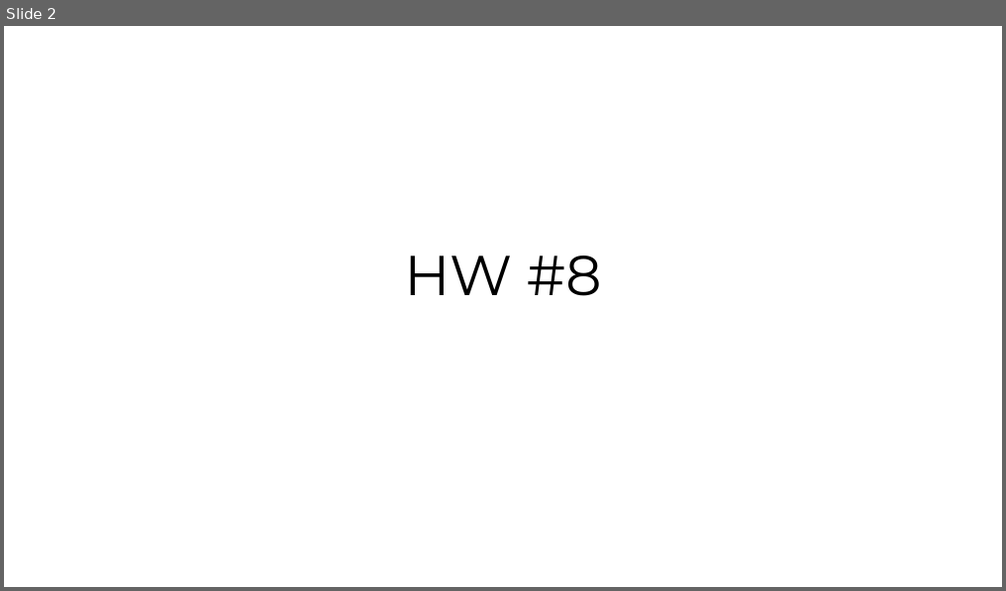
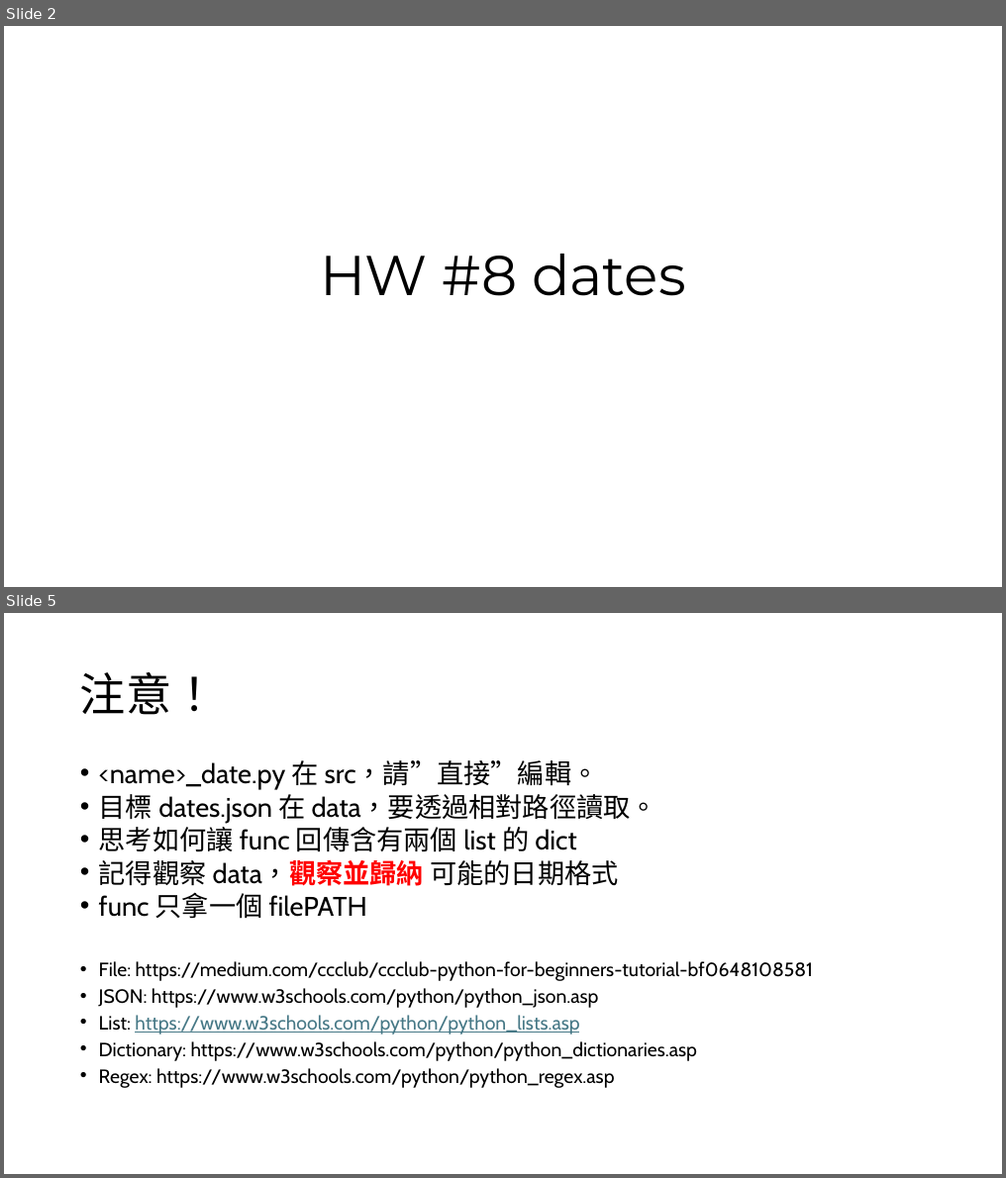
Before and after one commit to Chenct-jonathan/25ss_PyLab, a slide deck: slides/Python_Workshop_9.pptx. Shown one above the other, each under a label of ours: slide 2 before the commit, slides 2 and 5 after it; the slides between them are not shown. The pictures are 1006x591 and 1006x1178 pixels, drawn with LibreOffice and Linux fonts; fonts in the diff are those of the drawing. Boxes give left, top, right and bottom in pixels: in the first picture for what was removed or moved away, otherwise in the second. Text is boxed around its words. In the diff, an @@ line names an element or a change of style, - is before the commit and + after.

```diff
--- a/slides/Python_Workshop_9.pptx
+++ b/slides/Python_Workshop_9.pptx
@@ slide 5 added at (4,613,1002,1174), background #FFFFFF @@
@@ title added at (80,672,218,715), 44 pt, text #000000 @@
+注意！
@@ text added at (99,761,814,1088), 18.5 pt, text #000000 @@
+• <name>_date.py 在 src，請”直接”編輯。
+• 目標 dates.json 在 data，要透過相對路徑讀取。
+• 思考如何讓 func 回傳含有兩個 list 的 dict
+• 記得觀察 data，觀察並歸納 可能的日期格式
+• func 只拿一個 filePATH
+• File: https://medium.com/ccclub/ccclub-python-for-beginners-tutorial-bf0648108581
+• JSON: https://www.w3schools.com/python/python_json.asp
+• List: https://www.w3schools.com/python/python_lists.asp
+• Dictionary: https://www.w3schools.com/python/python_dictionaries.asp
+• Regex: https://www.w3schools.com/python/python_regex.asp
@@ slide 2 changed as well @@
@@ title at (320,254,686,296): text changed @@
-HW #8
+HW #8 dates
```
Also in this commit, not shown: 4 other slides changed, 7 other slides added.
